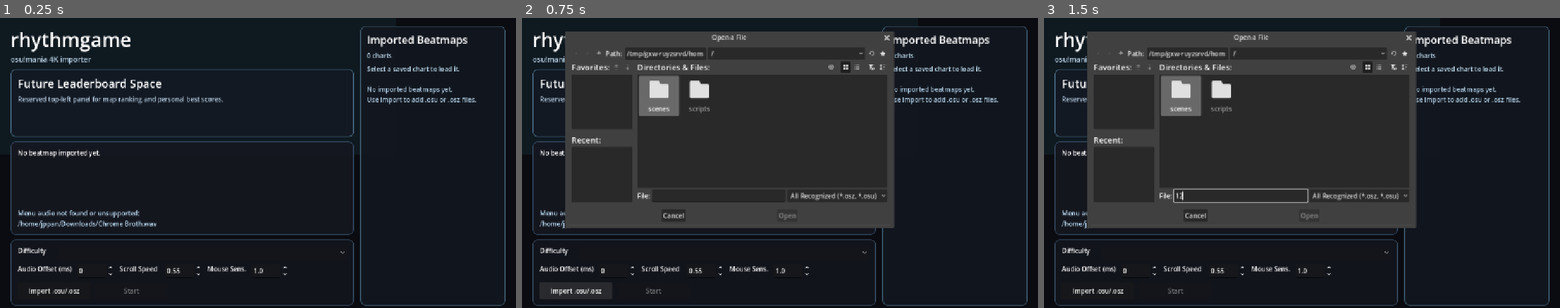
Above: before the commit, frames 1-3 (left to right).
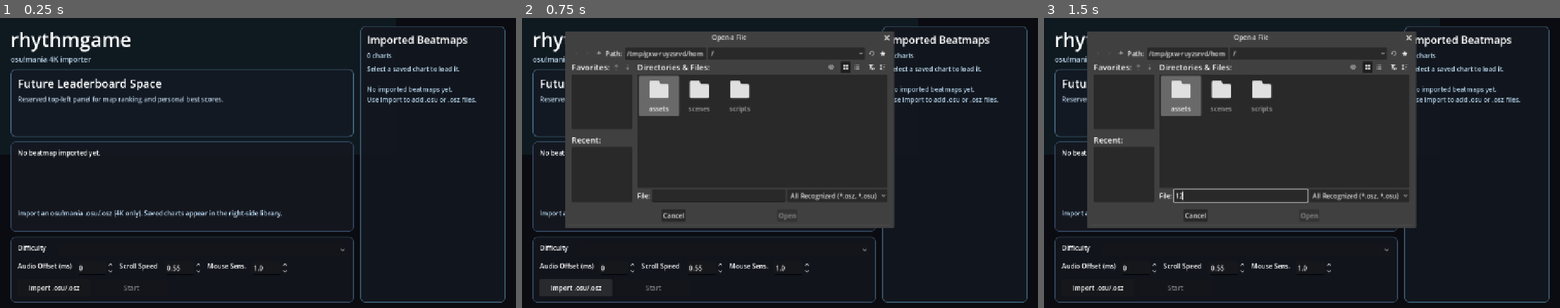
Above: after the commit, the same moments.

Repository: jppan/rhythmgame
Game: Godot game, scene res://scenes/Main.tscn
Same seed, same stepped clock (60 frames per second), same inputs: the game is played once before the commit and once after it. Sound files missing from this copy of the repository are replaced by a short silence.
Inputs (mouse positions are in pixels of both pictures, inside the frame that each line leads up to):
- Up to frame 1 (0.25 s): no input
- Up to frame 2 (0.75 s): click "Import .osu/.osz" at 0.5 s
- Up to frame 3 (1.5 s): click (1240, 194) at 1.27 s; type "12" at 1.35 s

The runs differ from the first frame. In frame 1, 3.9% of the frame differs, in the area x 2-98%, y 66-100%; in frame 2, 3.3%; in frame 3, 3.3%.

Commit message:
Bundle menu audio and Speicher Galerie easiest release asset

Diff:
--- a/project.godot
+++ b/project.godot
@@ -25,7 +25,4 @@
 
 renderer/rendering_method="gl_compatibility"
 renderer/rendering_method.mobile="gl_compatibility"
-
-[rendering/textures/vram_compression]
-
-import_etc2_astc=true
+textures/vram_compression/import_etc2_astc=true
--- a/scripts/Main.gd
+++ b/scripts/Main.gd
@@ -11,7 +11,7 @@
 const DEFAULT_SCROLL_SPEED: float = 0.55
 const LANE_KEYS: Array[int] = [KEY_F, KEY_T, KEY_H, KEY_G]
 
-const MENU_MUSIC_PATH: String = "/home/jppan/Downloads/Chrome Broth.wav"
+const MENU_MUSIC_PATH: String = "res://assets/audio/Chrome Broth.wav"
 const LIBRARY_SAVE_PATH: String = "user://imported_beatmaps.json"
 
 # ---------------------------------------------------------------------------
@@ -835,6 +835,11 @@
 	if path.is_empty():
 		return null
 
+	if path.begins_with("res://"):
+		var loaded_res := ResourceLoader.load(path)
+		if loaded_res is AudioStream:
+			return loaded_res as AudioStream
+
 	var ext := path.get_extension().to_lower()
 	match ext:
 		"wav", "wave":
--- a/scripts/NoteField.gd
+++ b/scripts/NoteField.gd
@@ -13,15 +13,15 @@
 var scroll_speed: float = 0.55  ## used as speed multiplier
 
 var field_size: Vector2 = Vector2(920.0, 620.0)
-const SPAWN_LOOKAHEAD_MS: float = 2300.0
 const TARGET_RADIUS: float = 34.0
 const GRAZE_RADIUS: float = 54.0
 const HOVER_RADIUS: float = 128.0
 const NOTE_HITBOX_RADIUS: float = 22.0
-const SHOW_DEBUG_HITBOX: bool = true
 const NOTE_BASE_TRAVEL_SPEED: float = 320.0
 const NOTE_BASE_TURN_RATE: float = 8.0
-const MIN_SPAWN_GAP_MS: int = 1500
+const MIN_SPAWN_GAP_MS: int = 500
+const OFFSCREEN_SPAWN_MARGIN: float = 90.0
+const SPAWN_TRAVEL_FUDGE_MS: int = 70
 
 # ---------------------------------------------------------------------------
 # Signals
@@ -102,8 +102,6 @@
 func _spawn_pending(song_pos_ms: float) -> void:
 	while _spawn_index < _beatmap.hit_objects.size():
 		var first_obj: Beatmap.HitObject = _beatmap.hit_objects[_spawn_index]
-		if float(first_obj.time_ms) > song_pos_ms + SPAWN_LOOKAHEAD_MS:
-			break
 
 		# Group all notes with the same timestamp, then spawn exactly one random lane.
 		var grouped_time_ms := first_obj.time_ms
@@ -117,36 +115,52 @@
 
 		var chosen_index := randi_range(group_start, group_end - 1)
 		var chosen_obj: Beatmap.HitObject = _beatmap.hit_objects[chosen_index]
-		if chosen_obj.time_ms - _last_spawned_time_ms >= MIN_SPAWN_GAP_MS:
-			_spawn_particle(chosen_obj, song_pos_ms)
-			_last_spawned_time_ms = chosen_obj.time_ms
+
+		# Keep minimum spacing tied to chart timing, not visual overlap.
+		if chosen_obj.time_ms - _last_spawned_time_ms < MIN_SPAWN_GAP_MS:
+			_spawn_index = group_end
+			continue
+
+		var target := clampi(chosen_obj.column, 0, 3)
+		var target_pos := _target_centers[target]
+		var start_pos := _spawn_point_for_obj(chosen_obj, target)
+		var speed := _current_travel_speed()
+		var travel_ms := int(ceil(start_pos.distance_to(target_pos) / maxf(speed, 1.0) * 1000.0)) + SPAWN_TRAVEL_FUDGE_MS
+		var spawn_time_ms := chosen_obj.time_ms - travel_ms
+		if song_pos_ms < float(spawn_time_ms):
+			break
+
+		_spawn_particle(chosen_obj, start_pos, speed)
+		_last_spawned_time_ms = chosen_obj.time_ms
 		_spawn_index = group_end
 
-func _spawn_particle(obj: Beatmap.HitObject, _song_pos_ms: float) -> void:
+func _spawn_particle(obj: Beatmap.HitObject, start_pos: Vector2, speed: float) -> void:
 	var note := Note.new()
 	var target := clampi(obj.column, 0, 3)
-	var start_pos := _random_spawn_point()
 	var target_pos := _target_centers[target]
 	var to_target := target_pos - start_pos
-	var travel_speed := NOTE_BASE_TRAVEL_SPEED * maxf(scroll_speed, 0.10)
-	var initial_vel := to_target.normalized() * travel_speed
+	var initial_vel := to_target.normalized() * speed
 
 	note.setup_particle(start_pos, initial_vel, float(obj.time_ms), target)
 	_notes_node.add_child(note)
 	_active_notes.append(note)
 
-func _random_spawn_point() -> Vector2:
-	var p := _arena_center
-	var attempts := 0
-	while attempts < 20:
-		p = Vector2(
-			randf_range(_arena_rect.position.x + 18.0, _arena_rect.end.x - 18.0),
-			randf_range(_arena_rect.position.y + 18.0, _arena_rect.end.y - 18.0)
-		)
-		if p.distance_to(_arena_center) > minf(field_size.x, field_size.y) * 0.28:
-			return p
-		attempts += 1
-	return p
+func _current_travel_speed() -> float:
+	return NOTE_BASE_TRAVEL_SPEED * maxf(scroll_speed, 0.10)
+
+func _spawn_point_for_obj(obj: Beatmap.HitObject, target: int) -> Vector2:
+	var rng := RandomNumberGenerator.new()
+	rng.seed = int(obj.time_ms) * 73856093 + (target + 1) * 19349663
+	var side := rng.randi_range(0, 3)
+	match side:
+		0:
+			return Vector2(_arena_rect.position.x - OFFSCREEN_SPAWN_MARGIN, rng.randf_range(_arena_rect.position.y, _arena_rect.end.y))
+		1:
+			return Vector2(_arena_rect.end.x + OFFSCREEN_SPAWN_MARGIN, rng.randf_range(_arena_rect.position.y, _arena_rect.end.y))
+		2:
+			return Vector2(rng.randf_range(_arena_rect.position.x, _arena_rect.end.x), _arena_rect.position.y - OFFSCREEN_SPAWN_MARGIN)
+		_:
+			return Vector2(rng.randf_range(_arena_rect.position.x, _arena_rect.end.x), _arena_rect.end.y + OFFSCREEN_SPAWN_MARGIN)
 
 func _update_particles(song_pos_ms: float) -> void:
 	var to_remove: Array[Note] = []
@@ -162,7 +176,7 @@
 		var turn_rate := NOTE_BASE_TURN_RATE
 		if _target_active[note.target_id]:
 			turn_rate *= 1.9
-		var travel_speed := NOTE_BASE_TRAVEL_SPEED * maxf(scroll_speed, 0.10)
+		var travel_speed := _current_travel_speed()
 		note.update_motion(delta_s, target_pos, _arena_rect, turn_rate, travel_speed)
 
 		var dist := note.position.distance_to(target_pos)
@@ -251,7 +265,3 @@
 		draw_circle(_target_centers[i], GRAZE_RADIUS, Color(core_color.r, core_color.g, core_color.b, 0.12))
 		draw_circle(_target_centers[i], TARGET_RADIUS, core_color)
 		draw_arc(_target_centers[i], TARGET_RADIUS + 6.0, 0.0, TAU, 48, Color(0.95, 0.98, 1.0, 0.9), 2.0)
-
-		if SHOW_DEBUG_HITBOX:
-			draw_circle(_target_centers[i], NOTE_HITBOX_RADIUS, Color(1.0, 0.12, 0.12, 0.20))
-			draw_arc(_target_centers[i], NOTE_HITBOX_RADIUS, 0.0, TAU, 40, Color(1.0, 0.18, 0.18, 0.95), 2.0)
Not shown, added: assets/audio/Chrome Broth.wav.import
Not shown, changed: .github/workflows/build-release.yml
Not shown, changed: README.md
Not shown, added: assets/audio/Chrome Broth.wav
Not shown, changed: docs/index.html
Not shown, added: release/beatmaps/speicher-galerie-easiest-4k.osz
